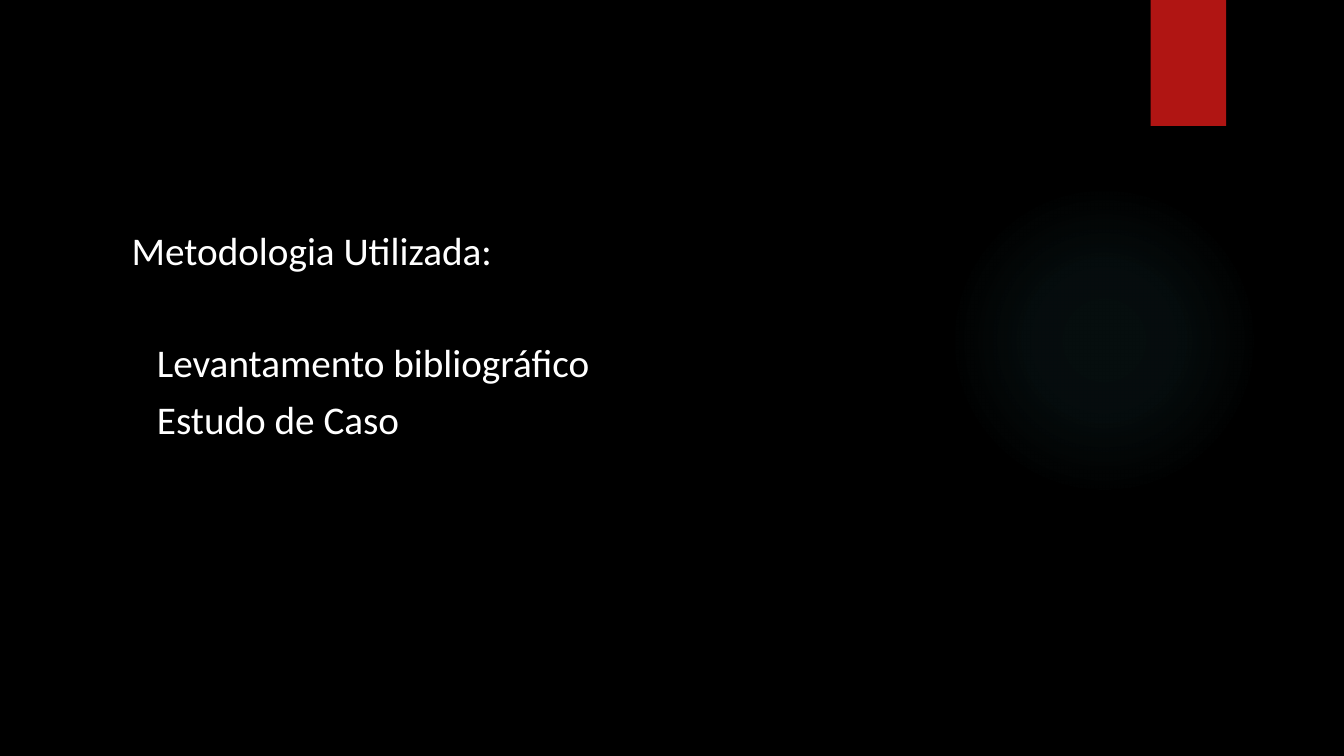
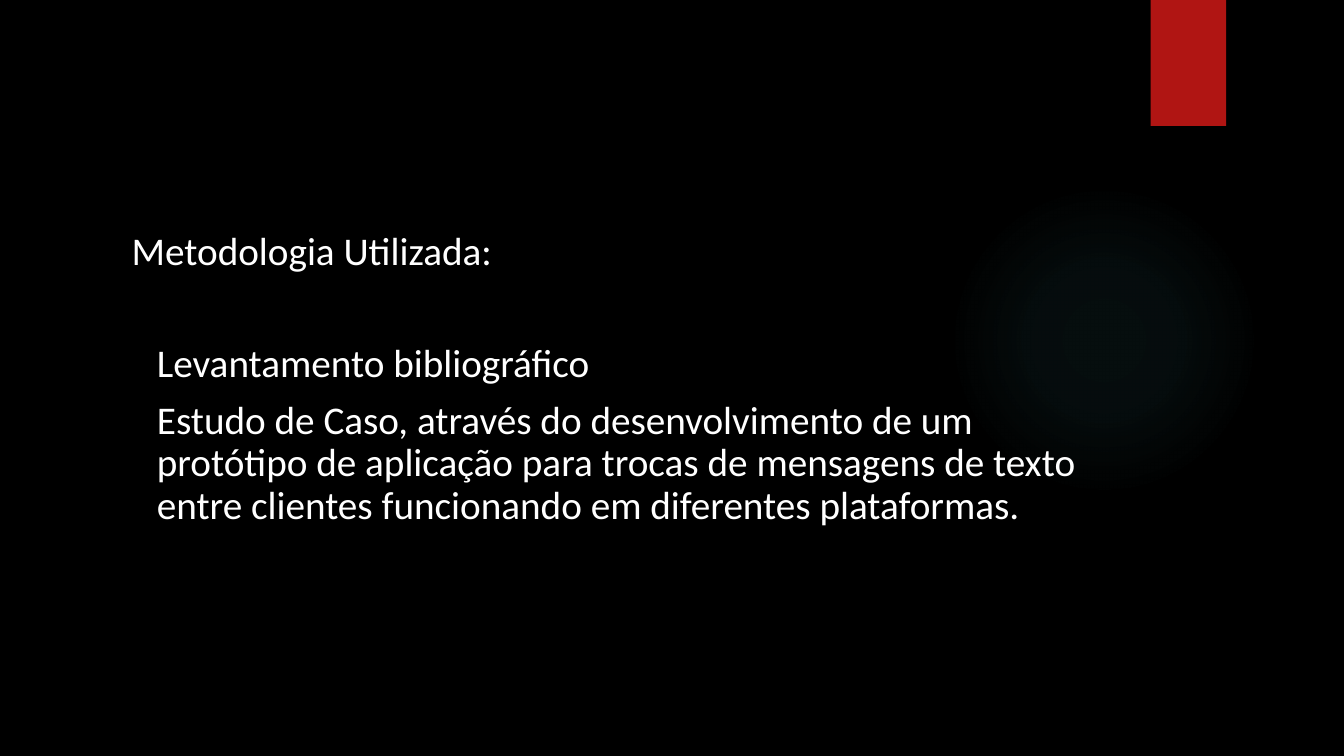
Before and after one commit to ricardopetrere/TCC_FTT, a slide deck: slide 9 of documentos/Apresentação_22_09.pptx (slide 8 before the commit). Drawn at 1344x756 pixels with LibreOffice and Linux fonts; fonts in the diff are those of the drawing; background and template pictures are left out. Boxes give left, top, right and bottom in pixels: in the first picture for what was removed or moved away, otherwise in the second. Text is boxed around its words. In the diff, an @@ line names an element or a change of style, - is before the commit and + after.

```diff
--- a/documentos/Apresentação_22_09.pptx
+++ b/documentos/Apresentação_22_09.pptx
@@ text at (157, 406, 1075, 526): text changed @@
-• Estudo de Caso
+• Estudo de Caso, através do desenvolvimento de um protótipo de aplicação para trocas de mensagens de texto entre clientes funcionando em diferentes plataformas.
```
Also in this commit, not shown: 8 other slides changed, 1 slide added, 2 other files.
